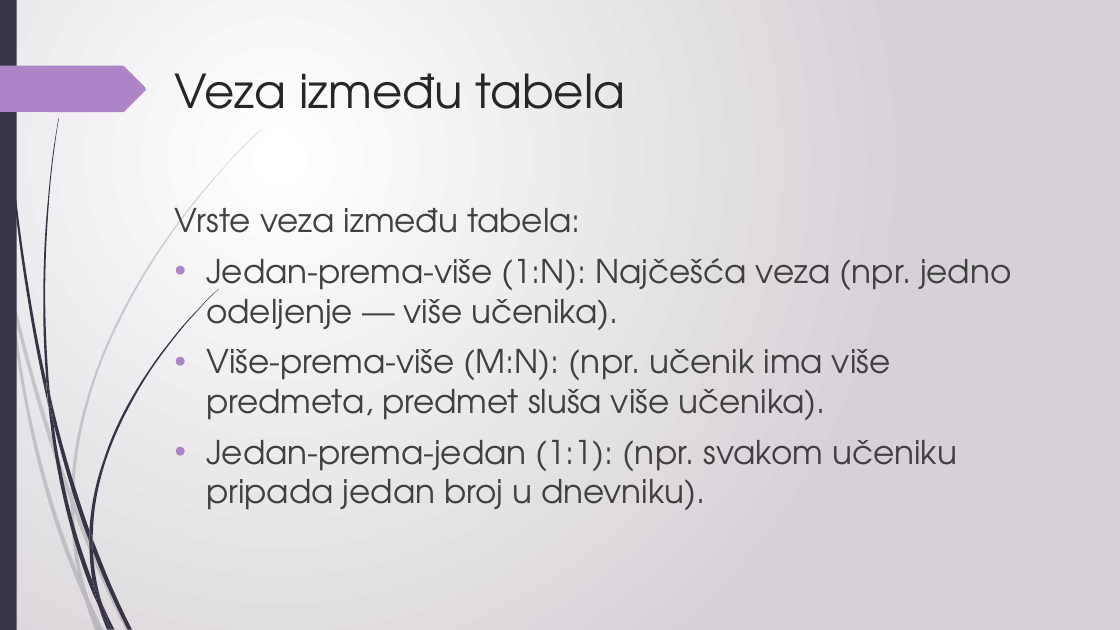
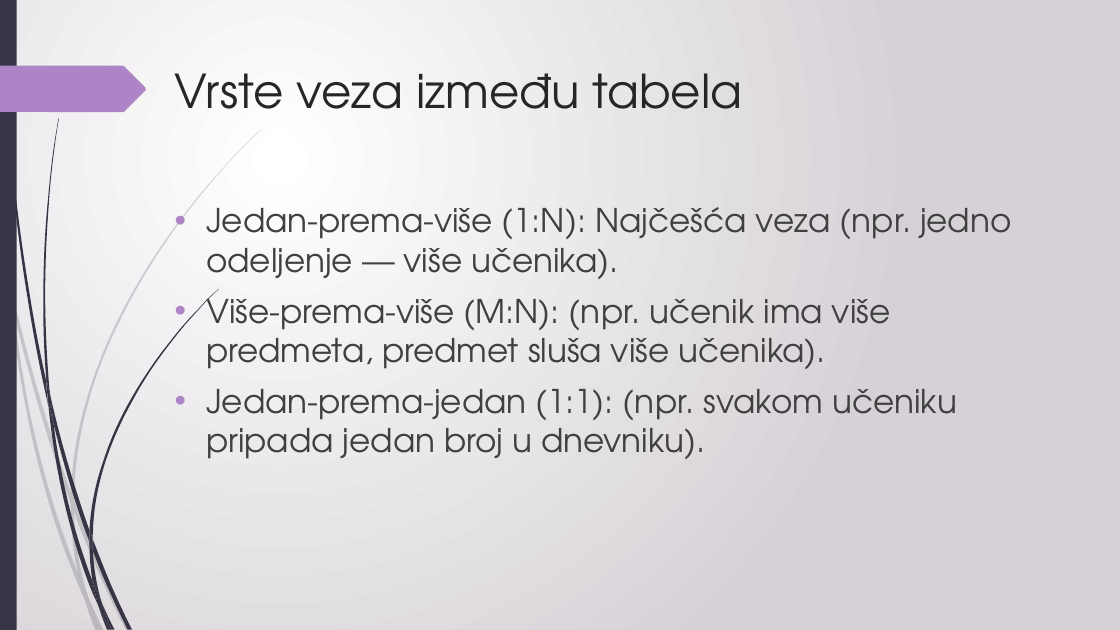
Before and after one commit to sanastojanovic/MNRI, a slide deck: slide 18 of 2025_seminarski/ml24821_Tanja_Sevic/bazePodataka.pptx. Drawn at 1120x630 pixels with LibreOffice and Linux fonts; fonts in the diff are those of the drawing. Boxes give left, top, right and bottom in pixels: in the first picture for what was removed or moved away, otherwise in the second. Text is boxed around its words. In the diff, an @@ line names an element or a change of style, - is before the commit and + after.

```diff
--- a/2025_seminarski/ml24821_Tanja_Sevic/bazePodataka.pptx
+++ b/2025_seminarski/ml24821_Tanja_Sevic/bazePodataka.pptx
@@ title at (175,73,743,109): text changed @@
-Veza između tabela
+Vrste veza između tabela
@@ text at (175,208,581,233): paragraph removed @@
-Vrste veza između tabela:
```
Also in this commit, not shown: 18 other slides changed.
